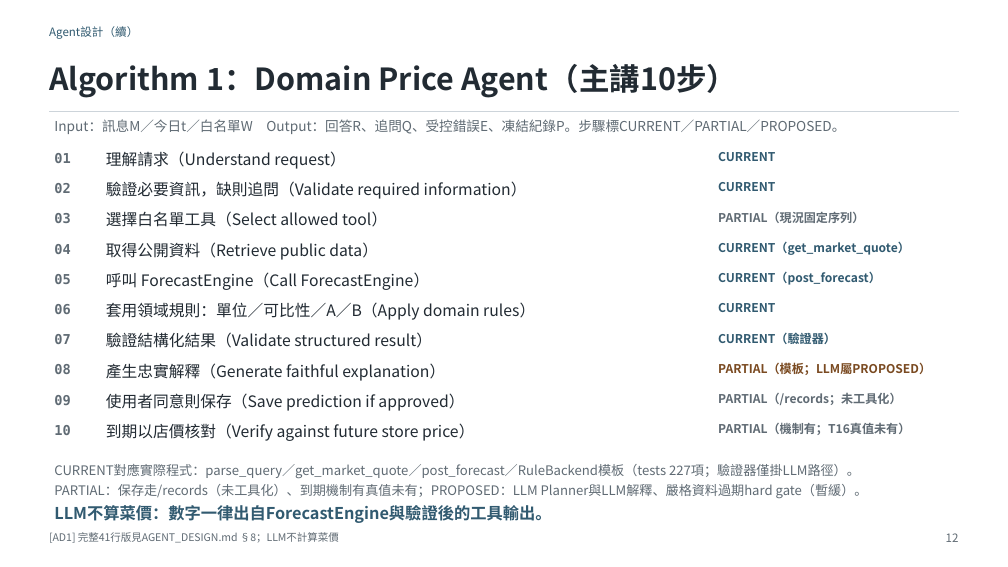
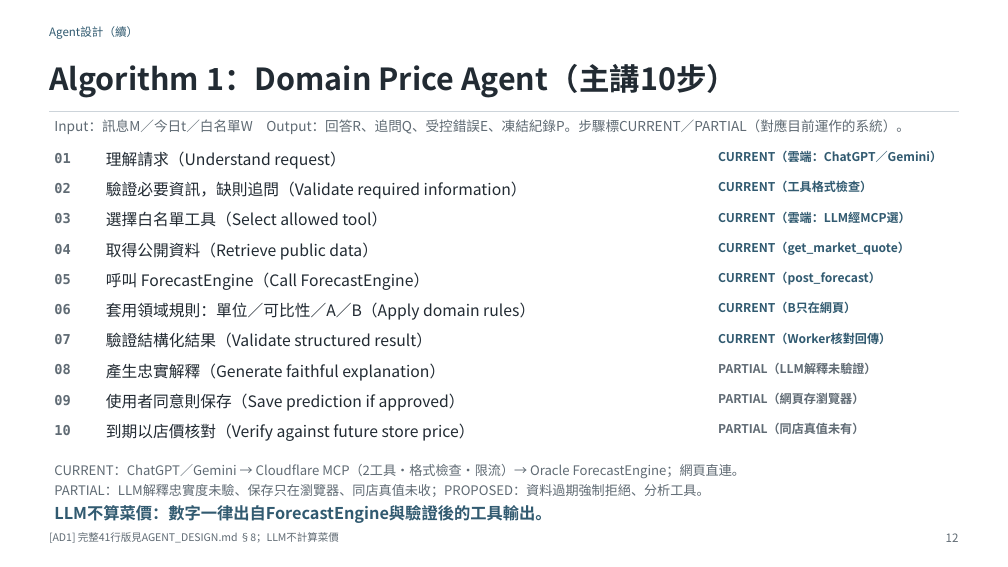
Before and after one commit to prometheans152/FreshMarketPriceForecastAgent, a slide deck: slide 12 of slides/proposal_v7/FMPA_Proposal_v7.pptx. Drawn at 1008x567 pixels with LibreOffice and Linux fonts; fonts in the diff are those of the drawing. Boxes give left, top, right and bottom in pixels: in the first picture for what was removed or moved away, otherwise in the second. Text is boxed around its words. In the diff, an @@ line names an element or a change of style, - is before the commit and + after.

```diff
--- a/slides/proposal_v7/FMPA_Proposal_v7.pptx
+++ b/slides/proposal_v7/FMPA_Proposal_v7.pptx
@@ text at [54, 119, 910, 134]: text changed @@
-Input：訊息M／今日t／白名單W Output：回答R、追問Q、受控錯誤E、凍結紀錄P。步驟標CURRENT／PARTIAL／PROPOSED。
+Input：訊息M／今日t／白名單W Output：回答R、追問Q、受控錯誤E、凍結紀錄P。步驟標CURRENT／PARTIAL（對應目前運作的系統）。
@@ text at [718, 150, 942, 162]: text changed @@
-CURRENT
+CURRENT（雲端：ChatGPT／Gemini）
@@ text at [718, 180, 872, 192]: text changed @@
-CURRENT
+CURRENT（工具格式檢查）
@@ text at [718, 211, 911, 223]: text changed; text colour #606B74 to #315A70 @@
-PARTIAL（現況固定序列）
+CURRENT（雲端：LLM經MCP選）
@@ text at [718, 301, 856, 313]: text changed @@
-CURRENT
+CURRENT（B只在網頁）
@@ text at [718, 332, 891, 344]: text changed @@
-CURRENT（驗證器）
+CURRENT（Worker核對回傳）
@@ text at [718, 362, 876, 374]: text changed; text colour #7A4A21 to #606B74 @@
-PARTIAL（模板；LLM屬PROPOSED）
+PARTIAL（LLM解釋未驗證）
@@ text at [718, 393, 864, 404]: text changed @@
-PARTIAL（/records；未工具化）
+PARTIAL（網頁存瀏覽器）
@@ text at [718, 423, 864, 434]: text changed @@
-PARTIAL（機制有；T16真值未有）
+PARTIAL（同店真值未有）
@@ text at [54, 464, 745, 497]: text changed @@
-CURRENT對應實際程式：parse_query／get_market_quote／post_forecast／RuleBackend模板（tests 227項；驗證器僅掛LLM路徑）。
-PARTIAL：保存走/records（未工具化）、到期機制有真值未有；PROPOSED：LLM Planner與LLM解釋、嚴格資料過期hard gate（暫緩）。
+CURRENT：ChatGPT／Gemini → Cloudflare MCP（2工具・格式檢查・限流）→ Oracle ForecastEngine；網頁直連。
+PARTIAL：LLM解釋忠實度未驗、保存只在瀏覽器、同店真值未收；PROPOSED：資料過期強制拒絕、分析工具。
```
Also in this commit, not shown: 4 other slides changed, 1 slide added, 1 slide removed, 7 other files.
